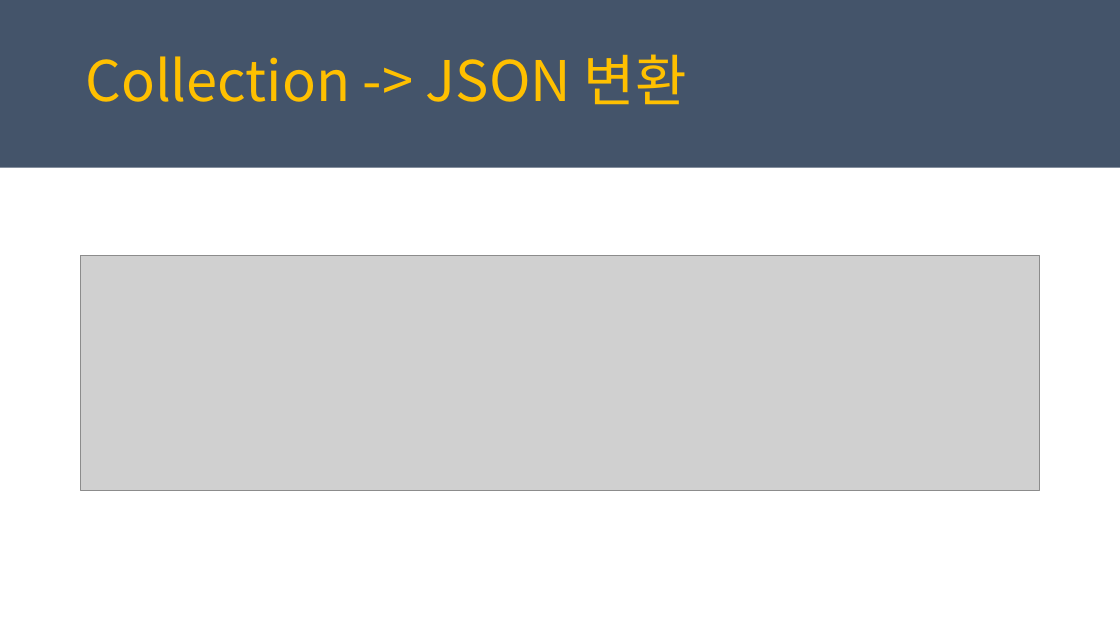
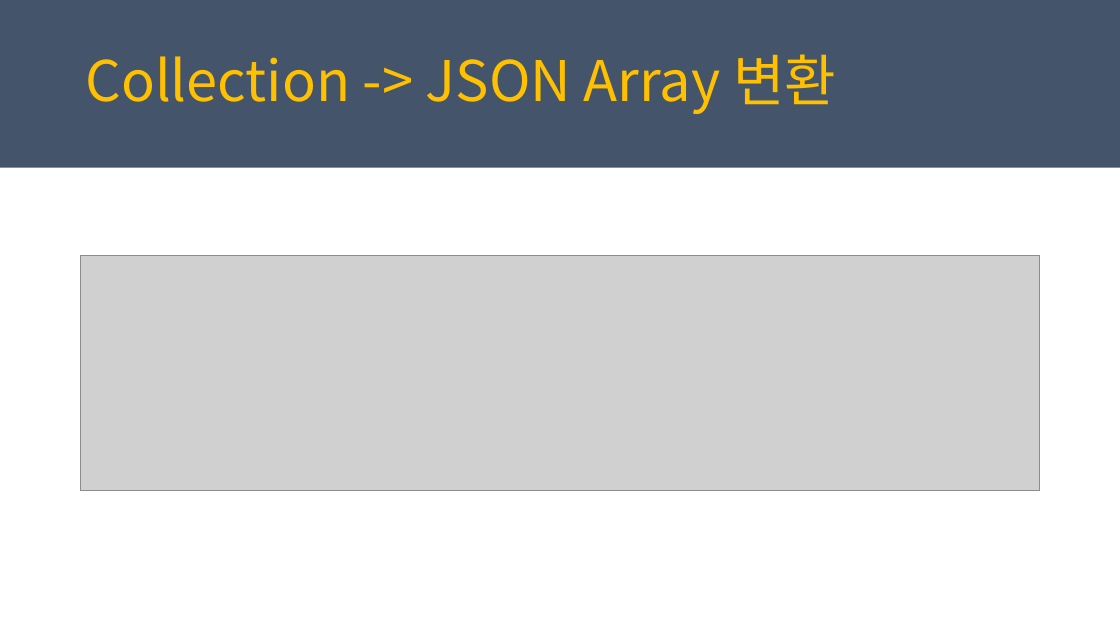
Before and after one commit to juniair/Summary-PPT, a slide deck: slide 7 of Newton.Json 사용법.pptx. Drawn at 1120x630 pixels with LibreOffice and Linux fonts; fonts in the diff are those of the drawing; grey boxes stand for pictures. Boxes give left, top, right and bottom in pixels: in the first picture for what was removed or moved away, otherwise in the second. Text is boxed around its words. In the diff, an @@ line names an element or a change of style, - is before the commit and + after.

```diff
--- a/Newton.Json 사용법.pptx
+++ b/Newton.Json 사용법.pptx
@@ text at <box>85,54,836,114</box>: text changed @@
-Collection -> JSON 변환
+Collection -> JSON Array 변환
```
Also in this commit, not shown: 8 other slides changed.
